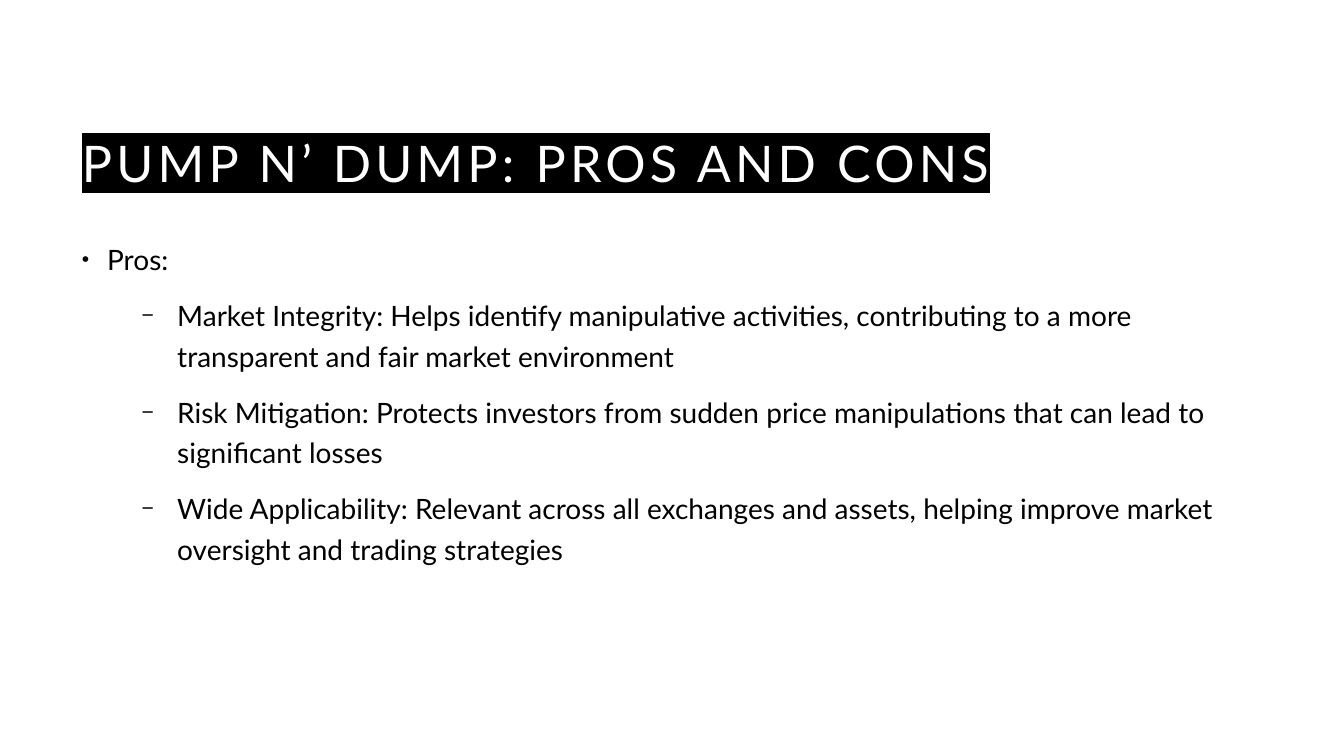
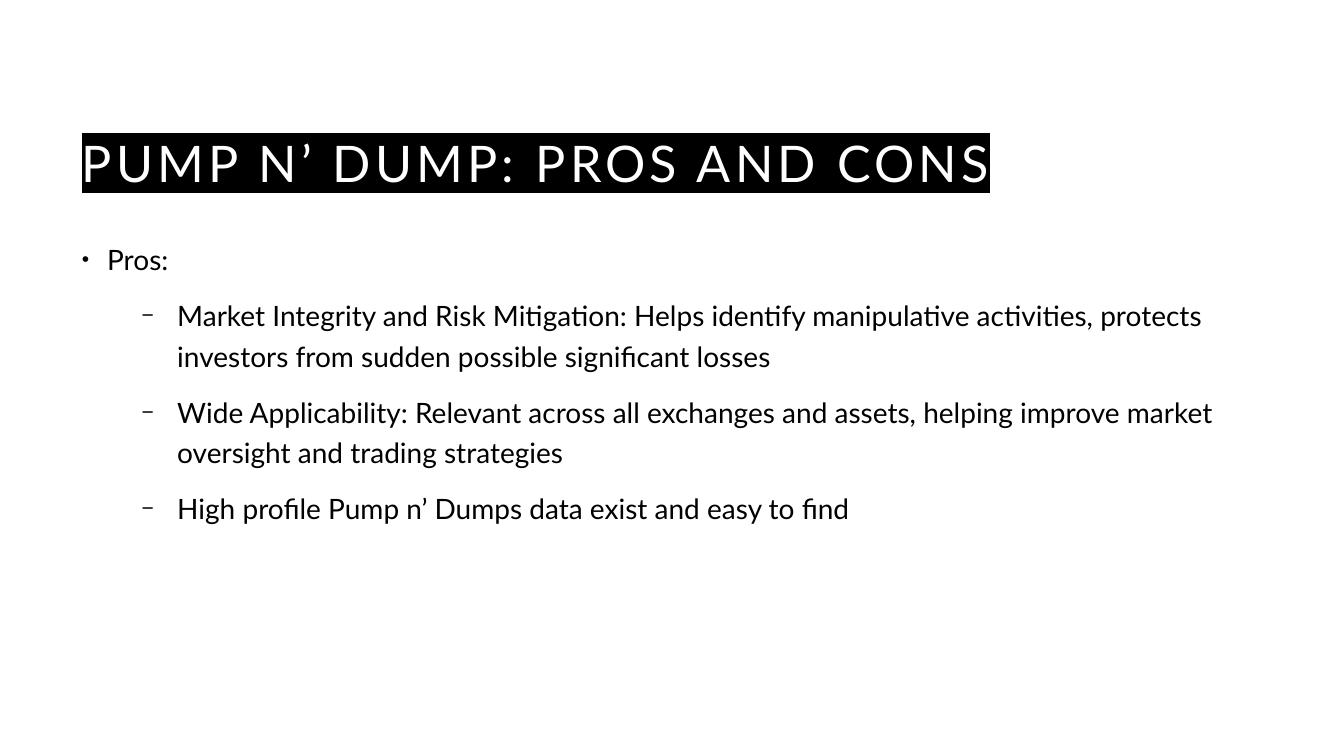
Before and after one commit to guyHarem/TAU_DS_Project, a slide deck: slide 18 of Presentations/DS-project-poc.pptx (slide 17 before the commit). Drawn at 1344x756 pixels with LibreOffice and Linux fonts; fonts in the diff are those of the drawing. Boxes give left, top, right and bottom in pixels: in the first picture for what was removed or moved away, otherwise in the second. Text is boxed around its words. In the diff, an @@ line names an element or a change of style, - is before the commit and + after.

```diff
--- a/Presentations/DS-project-poc.pptx
+++ b/Presentations/DS-project-poc.pptx
@@ text at <box>177,305,1201,372</box>: text changed @@
-  − Market Integrity: Helps identify manipulative activities, contributing to a more transparent and fair market environment
-  − Risk Mitigation: Protects investors from sudden price manipulations that can lead to significant losses
+  − Market Integrity and Risk Mitigation: Helps identify manipulative activities, protects investors from sudden possible significant losses
@@ text at <box>177,498,849,524</box>: paragraph added @@
+  − High profile Pump n’ Dumps data exist and easy to find
```
Also in this commit, not shown: 14 other slides changed, 3 slides added, 1 slide removed.
